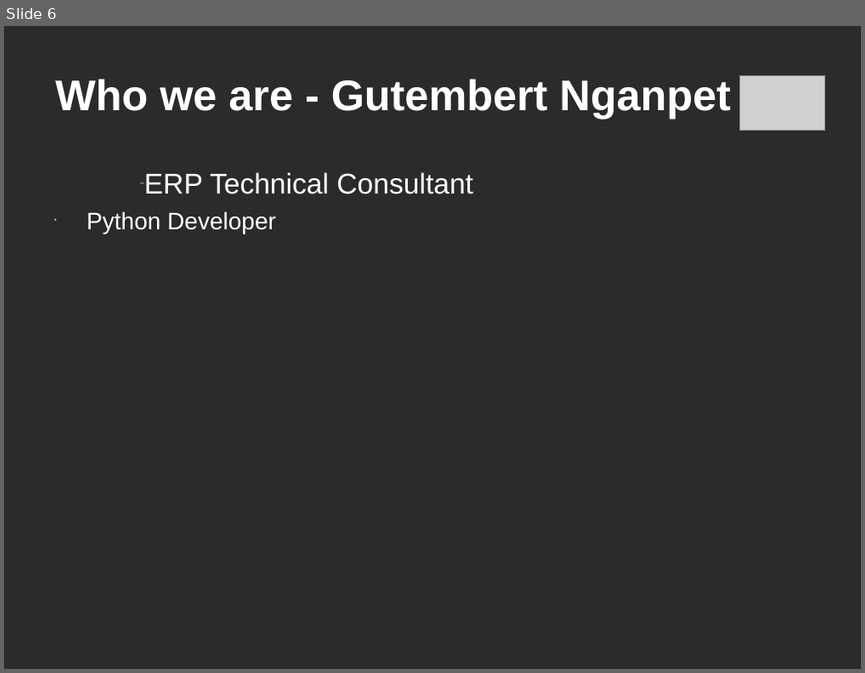
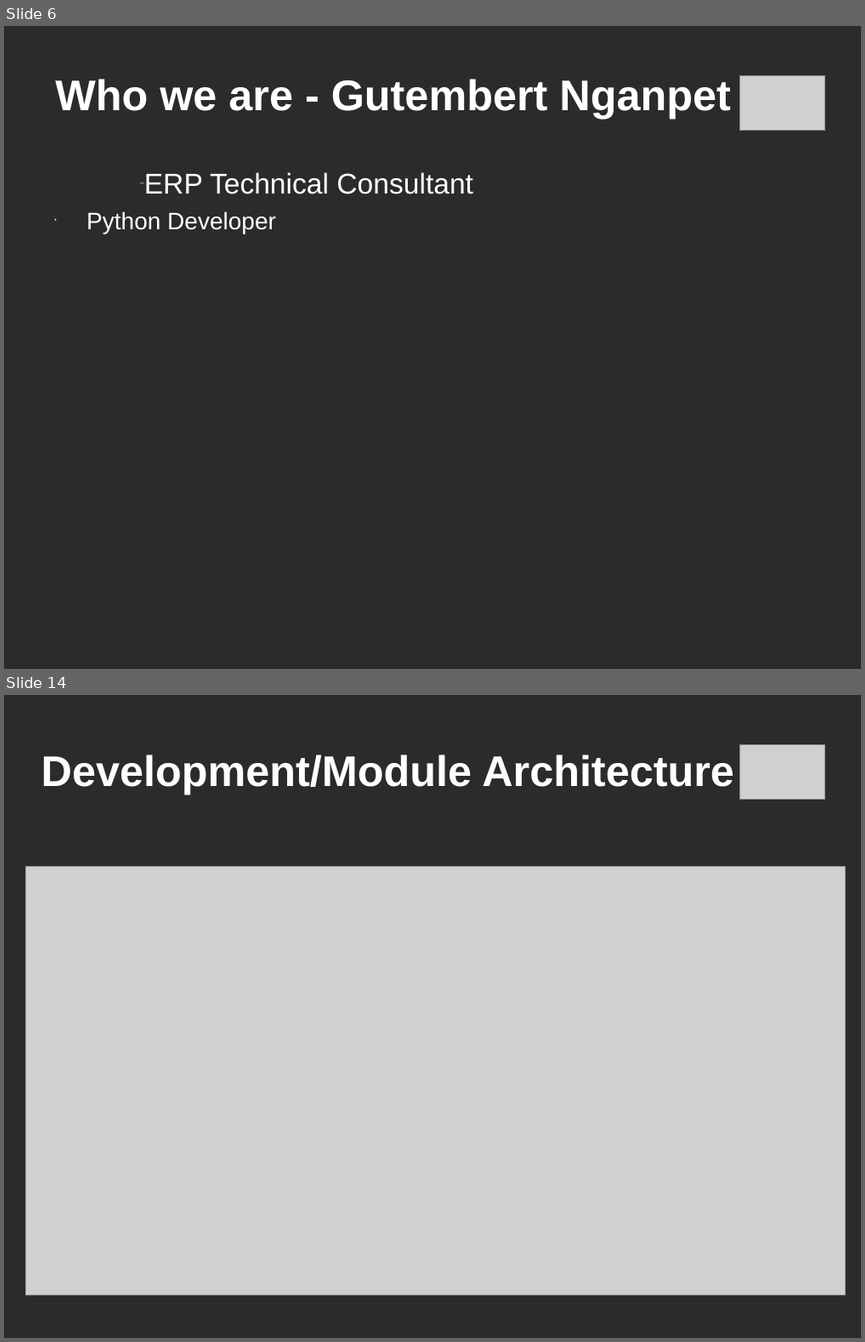
Before and after one commit to c-goosen/ctpug_11_july, a slide deck: Presentation/ctpug-odoo-11_july.ppt. Shown one above the other, each under a label of ours: slide 6 before the commit, slides 6 and 14 after it; the slides between them are not shown. The pictures are 865x673 and 865x1342 pixels, drawn with LibreOffice and Linux fonts; fonts in the diff are those of the drawing; grey boxes stand for pictures; background and template pictures are left out; a plain dark background stands for a picture behind light text. Boxes give left, top, right and bottom in pixels: in the first picture for what was removed or moved away, otherwise in the second. Text is boxed around its words. In the diff, an @@ line names an element or a change of style, - is before the commit and + after.

```diff
--- a/Presentation/ctpug-odoo-11_july.ppt
+++ b/Presentation/ctpug-odoo-11_july.ppt
@@ slide 14 added at (4,695,861,1338), background picture (left out) @@
@@ picture added at (739,744,825,800) @@
@@ title added at (41,755,734,794), 36 pt, text #FFFFFF, bold @@
+Development/Module Architecture
@@ picture added at (25,867,846,1295) @@
```
Also in this commit, not shown: 8 other slides added, 5 other files.
